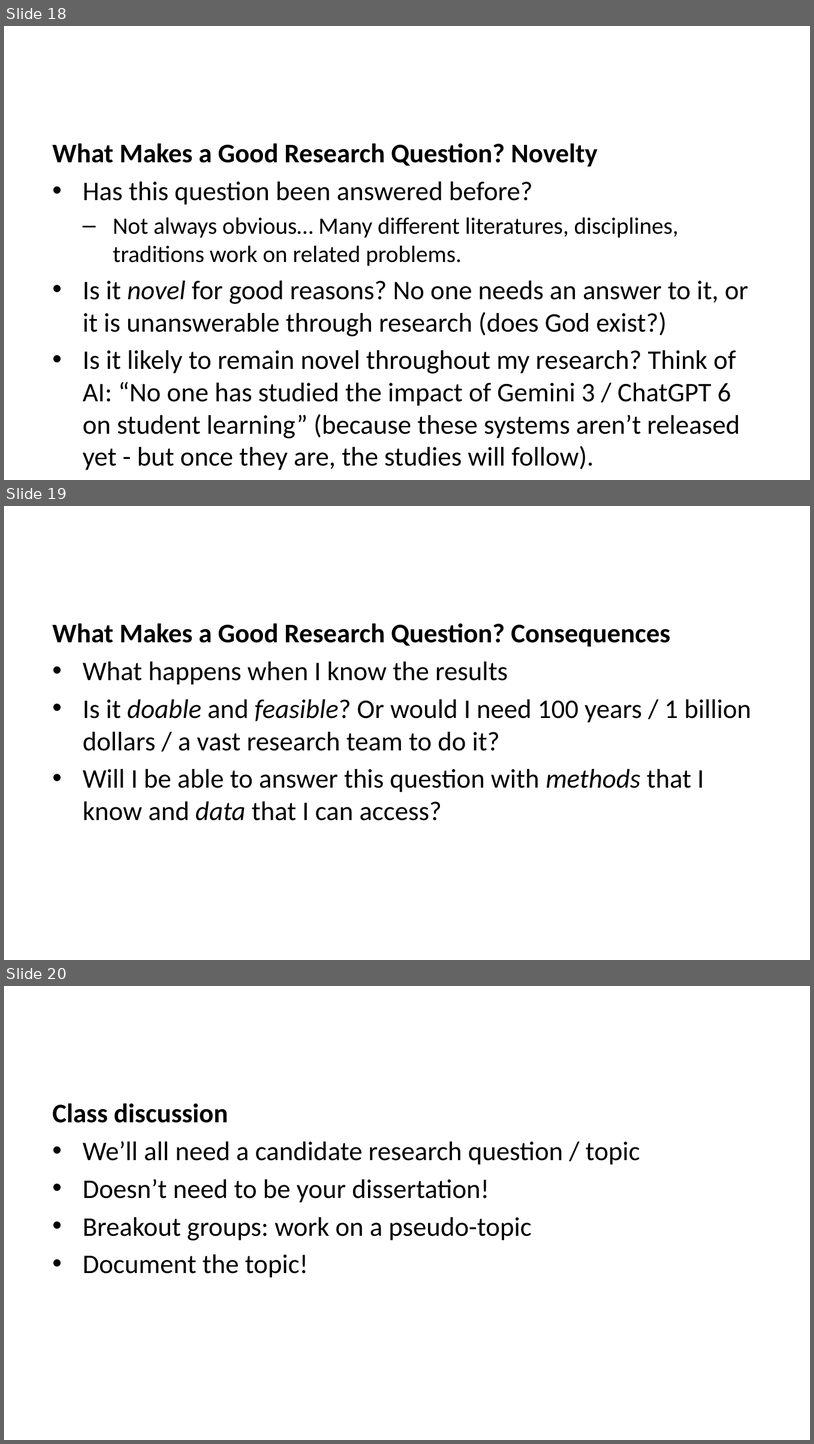
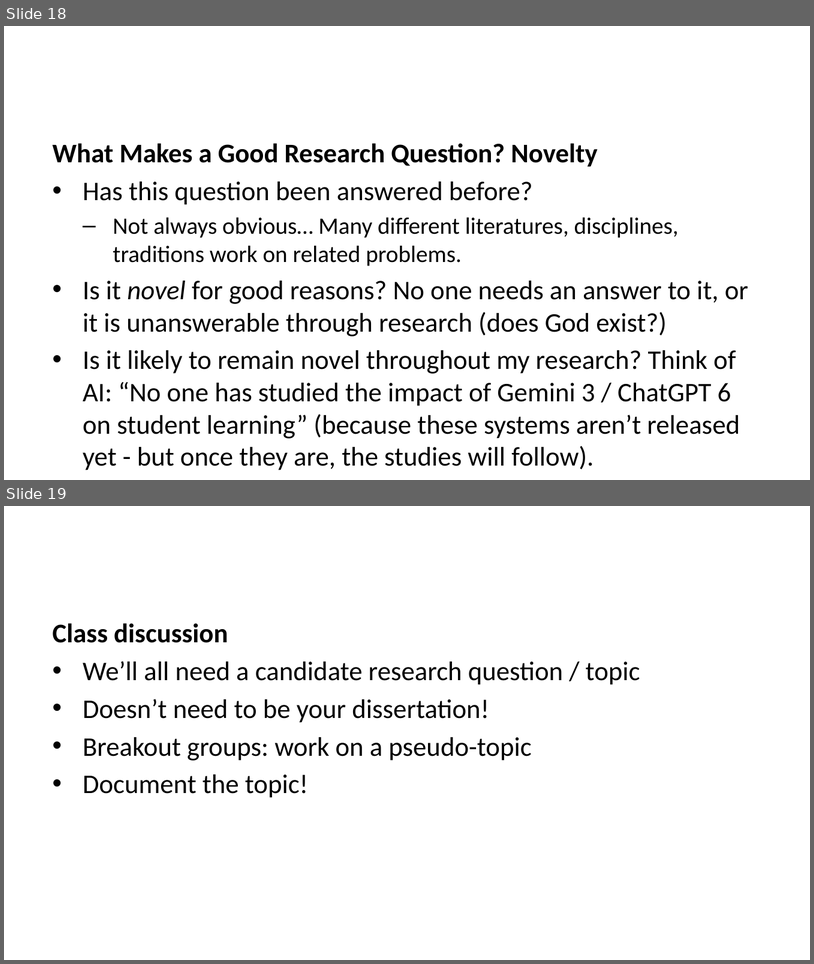
Before and after one commit to liammagee/machinespirits-content-philosophy, a slide deck: courses/590-fall-2026/590-lecture-1.pptx. Shown one above the other, each under a label of ours: slides 18, 19 and 20 before the commit, slides 18 and 19 after it. The pictures are 814x1444 and 814x964 pixels, drawn with LibreOffice and Linux fonts; fonts in the diff are those of the drawing. Boxes give left, top, right and bottom in pixels: in the first picture for what was removed or moved away, otherwise in the second. Text is boxed around its words. In the diff, an @@ line names an element or a change of style, - is before the commit and + after.

```diff
--- a/courses/590-fall-2026/590-lecture-1.pptx
+++ b/courses/590-fall-2026/590-lecture-1.pptx
@@ slide 19 removed at bbox=[4, 506, 810, 960], background #FFFFFF @@
@@ text removed at bbox=[53, 623, 752, 820] @@
-What Makes a Good Research Question? Consequences
-• What happens when I know the results
-• Is it doable and feasible? Or would I need 100 years / 1 billion dollars / a vast research team to do it?
-• Will I be able to answer this question with methods that I know and data that I can access?
@@ what was slide 20 is now slide 19 @@
```
Also in this commit, not shown: 4 slides changed, 10 other files.
